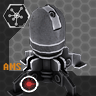
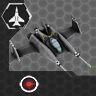
Layers edited between the first and the second 96x96 image:
added layer "Aerocon Icon" in group "Roles" over [1, 3, 32, 29]
hid "Turret Icon" over [3, 4, 30, 28]
hid "AMS" over [3, 63, 21, 70]
showed "Sparrowhawk", painted on it over [6, 15, 92, 78]
hid "Turret AMS" over [7, 4, 87, 96]